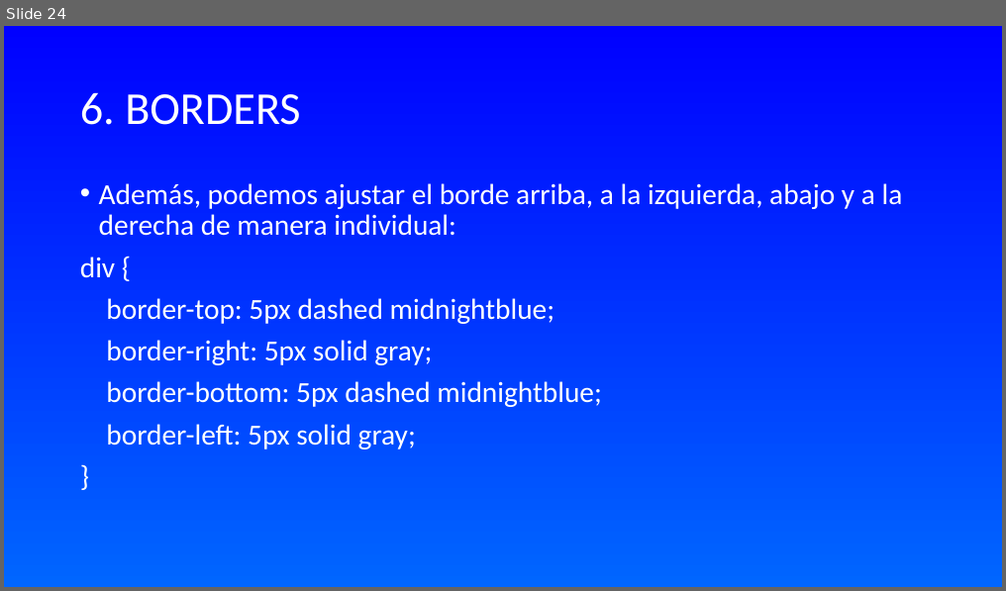
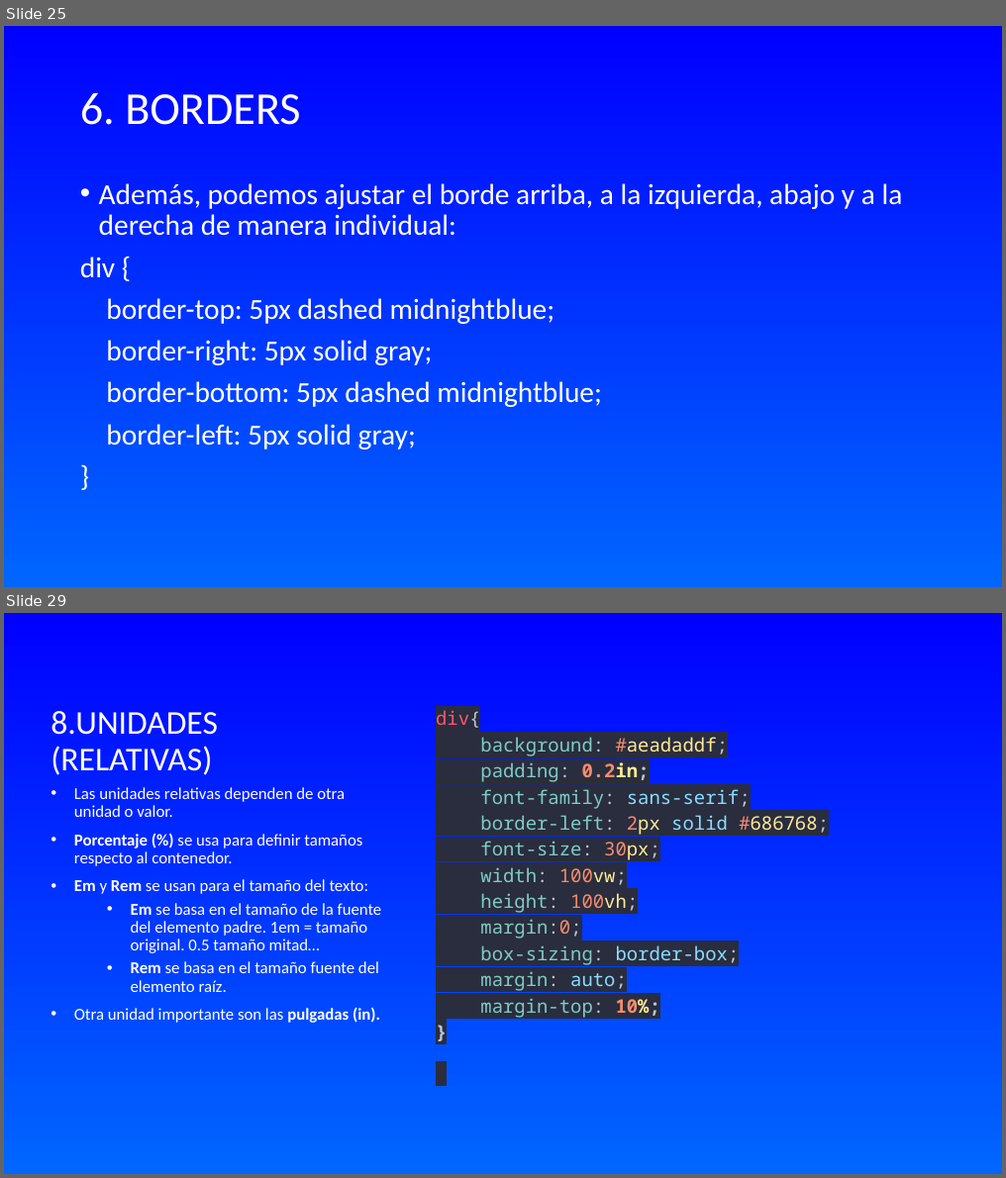
Before and after one commit to WalterDeRacagua/Curso-de-HTML-y-CSS, a slide deck: CSS/TEORÍA/INTRODUCCIÓN A CSS.odp. Shown one above the other, each under a label of ours: slide 24 before the commit, slides 25 and 29 after it; the slides between them are not shown. The pictures are 1006x591 and 1006x1178 pixels, drawn with LibreOffice and Linux fonts; fonts in the diff are those of the drawing. Boxes give left, top, right and bottom in pixels: in the first picture for what was removed or moved away, otherwise in the second. Text is boxed around its words. In the diff, an @@ line names an element or a change of style, - is before the commit and + after.

```diff
--- a/CSS/TEORÍA/INTRODUCCIÓN A CSS.odp
+++ b/CSS/TEORÍA/INTRODUCCIÓN A CSS.odp
@@ slide 29 added at box(4, 613, 1002, 1174), background gradient #0000FF to #0066FF @@
@@ title added at box(51, 711, 218, 775), 32 pt, text #FFFFFF @@
+8.UNIDADES (RELATIVAS)
@@ text added at box(436, 710, 829, 1018), 18 pt, text #80CBC4 @@
+div{
+background: #aeadaddf;
+padding: 0.2in;
+font-family: sans-serif;
+border-left: 2px solid #686768;
+font-size: 30px;
+width: 100vw;
+height: 100vh;
+margin:0;
+box-sizing: border-box;
+margin: auto;
+margin-top: 10%;
+}
@@ text added at box(74, 787, 382, 1023), 16 pt, text #FFFFFF @@
+• Las unidades relativas dependen de otra unidad o valor.
+• Porcentaje (%) se usa para definir tamaños respecto al contenedor.
+• Em y Rem se usan para el tamaño del texto:
+  • Em se basa en el tamaño de la fuente del elemento padre. 1em = tamaño original. 0.5 tamaño mitad…
+  • Rem se basa en el tamaño fuente del elemento raíz.
+• Otra unidad importante son las pulgadas (in).
@@ what was slide 24 is now slide 25 @@
```
Also in this commit, not shown: 1 slide changed, 10 other slides added, 4 other files.
